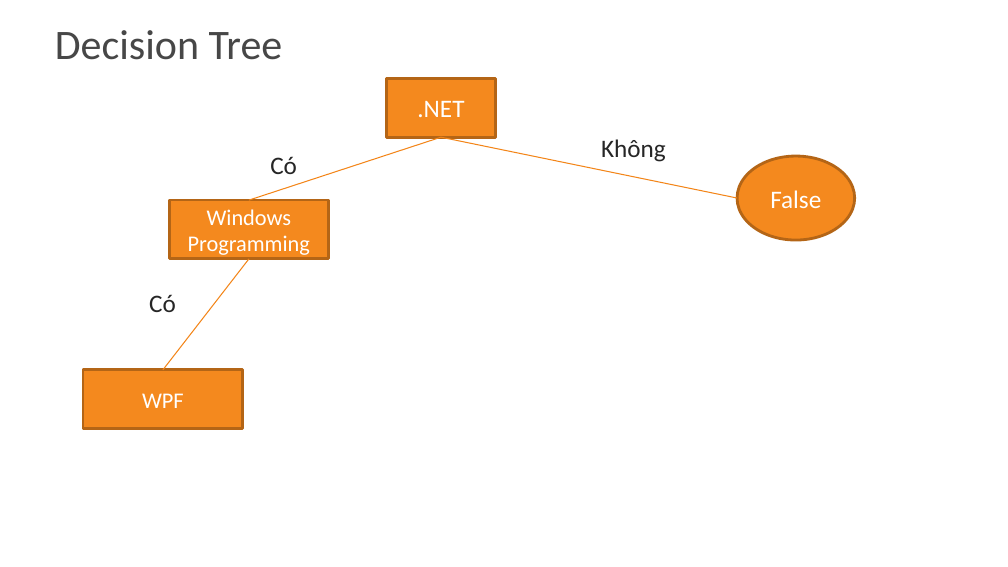
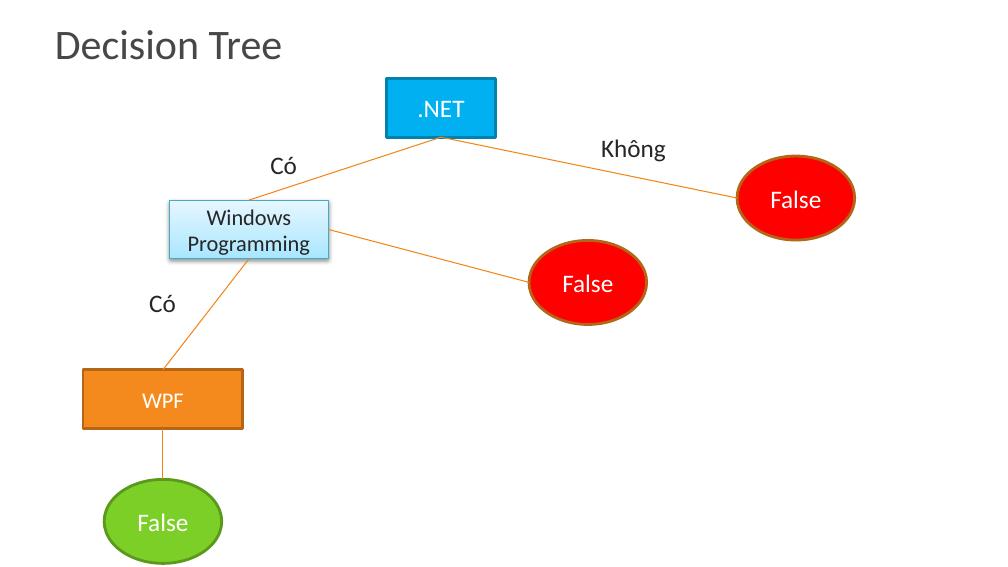
Before and after one commit to khanhduy94/jobzoom, a slide deck: slide 15 of Documents/JobZoom.pptx. Drawn at 1008x567 pixels with LibreOffice and Linux fonts; fonts in the diff are those of the drawing; background and template pictures are left out. Boxes give left, top, right and bottom in pixels: in the first picture for what was removed or moved away, otherwise in the second. Text is boxed around its words. In the diff, an @@ line names an element or a change of style, - is before the commit and + after.

```diff
--- a/Documents/JobZoom.pptx
+++ b/Documents/JobZoom.pptx
@@ rectangle ".NET" at (386,79,495,137): fill #F4891E to #00B0F0; outline #B56516 2 pt to #0082B2 2 pt @@
@@ ellipse "False" at (737,156,855,240): fill #F4891E to #FF0000 @@
@@ rectangle "Windows Programming" at (169,201,329,259): text colour #FFFFFF to #262626; fill #F4891E to gradient #A7E6FF to #C1EDFF to #E7F8FF; outline #B56516 2 pt to #46AAC5 0.75 pt; shadow on @@
@@ line added from (329, 230) to (529, 282), #F48618 0.75 pt @@
@@ ellipse added at (529,241,647,325), fill #FF0000, outline #B56516 2 pt, 18 pt, text #FFFFFF @@
+False
@@ line added from (163, 428) to (163, 480), #F48618 0.75 pt @@
@@ ellipse added at (104,480,222,563), fill #7BCF27, outline #5B991D 2 pt, 18 pt, text #FFFFFF @@
+False
```
